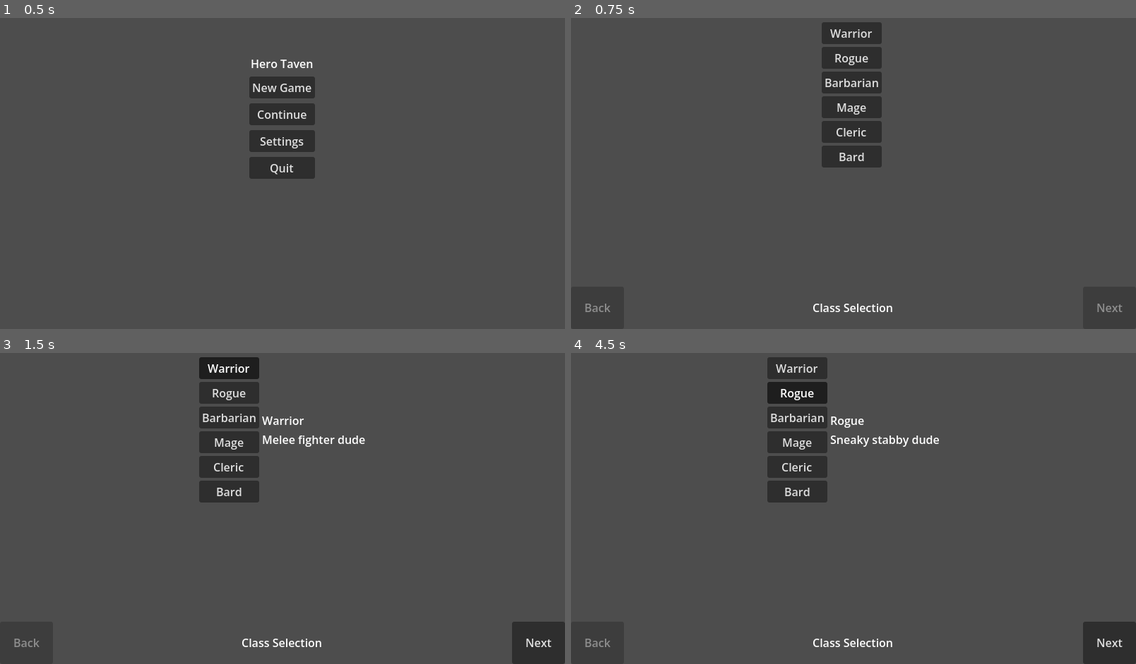
Above: before the commit, frames 1-4 (two rows, left to right).
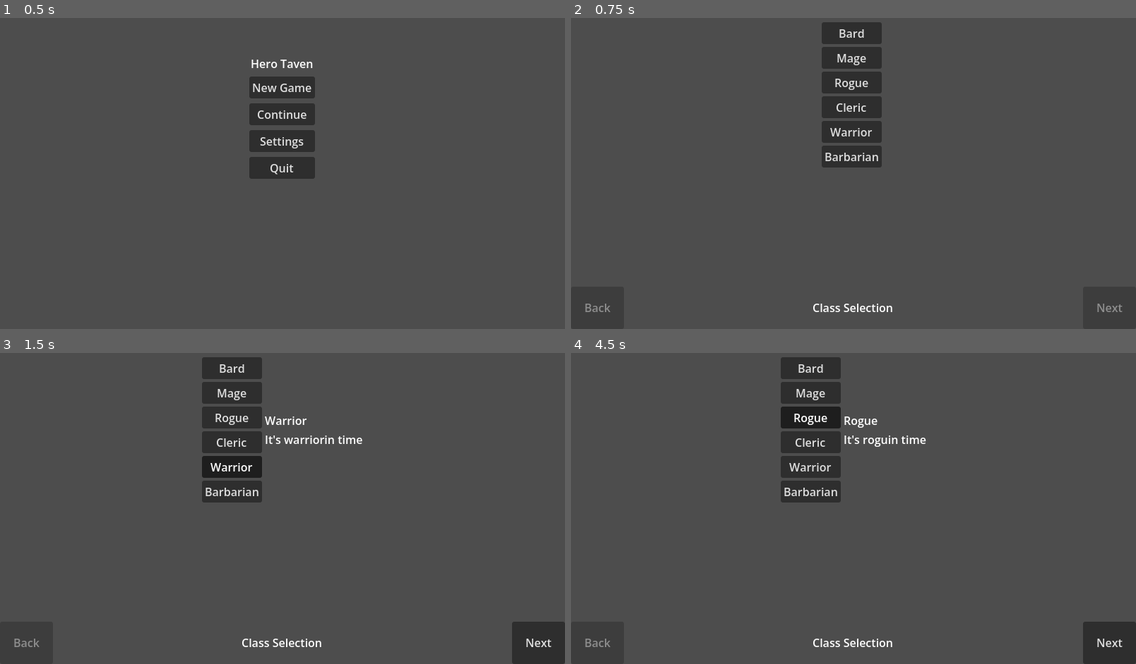
Above: after the commit, the same moments.

Repository: brysonomicon/HeroTavern
Game: Godot game, scene res://scenes/game.tscn
Two runs of this game, one before a commit and one after it. Both use one fixed random seed, a clock stepped at 60 frames per second and the inputs below.
Inputs:
- Up to frame 1 (0.5 s): no input
- Up to frame 2 (0.75 s): click "New Game" at 0.5 s
- Up to frame 3 (1.5 s): click "Warrior" at 1.25 s
- Up to frame 4 (4.5 s): click "Warrior" at 2 s; click "Bard" at 2.75 s; click "Bard" at 3.5 s; click "Rogue" at 4.25 s

Frame 1 is identical in both runs. In frame 2, 0.7% of the frame differs, in the area x 45-55%, y 3-47%; in frame 3, 1.6%; in frame 4, 3.1%, in the area x 34-66%, y 1-49%.

Commit message:
added libraries for each class and wired them up in the editor. now the selected class displays the appropriate class specific skills as well as general skills available to all classes

Diff:
--- a/components/character_class.gd
+++ b/components/character_class.gd
@@ -4,4 +4,4 @@
 @export var display_name: String
 @export var description: String
 @export var key_stat: Character.StatType
-@export var skills: Array[SkillLibrary]
+@export var skill_libraries: Array[SkillLibrary]
--- a/components/character_classes/barbarian.tres
+++ b/components/character_classes/barbarian.tres
@@ -1,8 +1,14 @@
 [gd_resource type="Resource" script_class="CharacterClass" format=3 uid="uid://cdmywdhqjpjqv"]
 
 [ext_resource type="Script" uid="uid://cykbv0qg1ctam" path="res://components/character_class.gd" id="1_do3dl"]
-[ext_resource type="Script" uid="uid://bvgjsgvli4bql" path="res://components/character_skill.gd" id="2_y8thl"]
+[ext_resource type="Script" uid="uid://ccn0jwjeubmtp" path="res://components/character_skills/skill_library.gd" id="2_2hab2"]
+[ext_resource type="Resource" uid="uid://ba2alqfpn12io" path="res://components/skill_libraries/barbarian_library.tres" id="3_vssrt"]
+[ext_resource type="Resource" uid="uid://con64uasj6g5x" path="res://components/skill_libraries/general_library.tres" id="4_kg6ae"]
 
 [resource]
 script = ExtResource("1_do3dl")
+display_name = "Barbarian"
+description = "It's barbarianin time"
+key_stat = 2
+skill_libraries = Array[ExtResource("2_2hab2")]([ExtResource("3_vssrt"), ExtResource("4_kg6ae")])
 metadata/_custom_type_script = "uid://cykbv0qg1ctam"
--- a/components/character_classes/bard.tres
+++ b/components/character_classes/bard.tres
@@ -1,8 +1,14 @@
 [gd_resource type="Resource" script_class="CharacterClass" format=3 uid="uid://byjx551riydok"]
 
 [ext_resource type="Script" uid="uid://cykbv0qg1ctam" path="res://components/character_class.gd" id="1_wfeno"]
-[ext_resource type="Script" uid="uid://bvgjsgvli4bql" path="res://components/character_skill.gd" id="2_21l4v"]
+[ext_resource type="Script" uid="uid://ccn0jwjeubmtp" path="res://components/character_skills/skill_library.gd" id="2_2k2v8"]
+[ext_resource type="Resource" uid="uid://dq86h8s0kip3p" path="res://components/skill_libraries/bard_library.tres" id="3_a66bo"]
+[ext_resource type="Resource" uid="uid://con64uasj6g5x" path="res://components/skill_libraries/general_library.tres" id="4_fwb8f"]
 
 [resource]
 script = ExtResource("1_wfeno")
+display_name = "Bard"
+description = "It's bardin time"
+key_stat = 5
+skill_libraries = Array[ExtResource("2_2k2v8")]([ExtResource("3_a66bo"), ExtResource("4_fwb8f")])
 metadata/_custom_type_script = "uid://cykbv0qg1ctam"
--- a/components/character_classes/cleric.tres
+++ b/components/character_classes/cleric.tres
@@ -1,8 +1,14 @@
 [gd_resource type="Resource" script_class="CharacterClass" format=3 uid="uid://ca8cv0noh7je5"]
 
 [ext_resource type="Script" uid="uid://cykbv0qg1ctam" path="res://components/character_class.gd" id="1_btvpr"]
-[ext_resource type="Script" uid="uid://bvgjsgvli4bql" path="res://components/character_skill.gd" id="2_he5xl"]
+[ext_resource type="Script" uid="uid://ccn0jwjeubmtp" path="res://components/character_skills/skill_library.gd" id="2_30lts"]
+[ext_resource type="Resource" uid="uid://con64uasj6g5x" path="res://components/skill_libraries/general_library.tres" id="3_s0m6c"]
+[ext_resource type="Resource" uid="uid://k4btw78tsedt" path="res://components/skill_libraries/cleric_library.tres" id="4_eirtq"]
 
 [resource]
 script = ExtResource("1_btvpr")
+display_name = "Cleric"
+description = "It's clericin time"
+key_stat = 4
+skill_libraries = Array[ExtResource("2_30lts")]([ExtResource("3_s0m6c"), ExtResource("4_eirtq")])
 metadata/_custom_type_script = "uid://cykbv0qg1ctam"
--- a/components/character_classes/mage.tres
+++ b/components/character_classes/mage.tres
@@ -1,8 +1,14 @@
 [gd_resource type="Resource" script_class="CharacterClass" format=3 uid="uid://b4ikxykwwnpn4"]
 
 [ext_resource type="Script" uid="uid://cykbv0qg1ctam" path="res://components/character_class.gd" id="1_h1tek"]
-[ext_resource type="Script" uid="uid://bvgjsgvli4bql" path="res://components/character_skill.gd" id="2_qt3k7"]
+[ext_resource type="Script" uid="uid://ccn0jwjeubmtp" path="res://components/character_skills/skill_library.gd" id="2_squsa"]
+[ext_resource type="Resource" uid="uid://b36twlnwfttop" path="res://components/skill_libraries/mage_library.tres" id="3_ty6r3"]
+[ext_resource type="Resource" uid="uid://con64uasj6g5x" path="res://components/skill_libraries/general_library.tres" id="4_7pbgs"]
 
 [resource]
 script = ExtResource("1_h1tek")
+display_name = "Mage"
+description = "It's magin time"
+key_stat = 3
+skill_libraries = Array[ExtResource("2_squsa")]([ExtResource("3_ty6r3"), ExtResource("4_7pbgs")])
 metadata/_custom_type_script = "uid://cykbv0qg1ctam"
--- a/components/character_classes/rogue.tres
+++ b/components/character_classes/rogue.tres
@@ -1,8 +1,14 @@
 [gd_resource type="Resource" script_class="CharacterClass" format=3 uid="uid://bd8smabeq55gs"]
 
 [ext_resource type="Script" uid="uid://cykbv0qg1ctam" path="res://components/character_class.gd" id="1_wjxaw"]
-[ext_resource type="Script" uid="uid://bvgjsgvli4bql" path="res://components/character_skill.gd" id="2_hld5f"]
+[ext_resource type="Script" uid="uid://ccn0jwjeubmtp" path="res://components/character_skills/skill_library.gd" id="2_1274w"]
+[ext_resource type="Resource" uid="uid://duvbvnifvarbg" path="res://components/skill_libraries/rogue_library.tres" id="3_bni47"]
+[ext_resource type="Resource" uid="uid://con64uasj6g5x" path="res://components/skill_libraries/general_library.tres" id="4_ralfr"]
 
 [resource]
 script = ExtResource("1_wjxaw")
+display_name = "Rogue"
+description = "It's roguin time"
+key_stat = 1
+skill_libraries = Array[ExtResource("2_1274w")]([ExtResource("3_bni47"), ExtResource("4_ralfr")])
 metadata/_custom_type_script = "uid://cykbv0qg1ctam"
--- a/components/character_classes/warrior.tres
+++ b/components/character_classes/warrior.tres
@@ -1,8 +1,13 @@
 [gd_resource type="Resource" script_class="CharacterClass" format=3 uid="uid://cyp86l0a271dv"]
 
 [ext_resource type="Script" uid="uid://cykbv0qg1ctam" path="res://components/character_class.gd" id="1_ljvfq"]
-[ext_resource type="Script" uid="uid://bvgjsgvli4bql" path="res://components/character_skill.gd" id="2_uni8d"]
+[ext_resource type="Script" uid="uid://ccn0jwjeubmtp" path="res://components/character_skills/skill_library.gd" id="2_8a6be"]
+[ext_resource type="Resource" uid="uid://con64uasj6g5x" path="res://components/skill_libraries/general_library.tres" id="3_cnctf"]
+[ext_resource type="Resource" uid="uid://byjnog23lil00" path="res://components/skill_libraries/warrior_library.tres" id="4_osi1n"]
 
 [resource]
 script = ExtResource("1_ljvfq")
+display_name = "Warrior"
+description = "It's warriorin time"
+skill_libraries = Array[ExtResource("2_8a6be")]([ExtResource("3_cnctf"), ExtResource("4_osi1n")])
 metadata/_custom_type_script = "uid://cykbv0qg1ctam"
--- a/components/skill_libraries/barbarian_library.tres
+++ b/components/skill_libraries/barbarian_library.tres
@@ -2,7 +2,11 @@
 
 [ext_resource type="Script" uid="uid://ccn0jwjeubmtp" path="res://components/character_skills/skill_library.gd" id="1_dx1f6"]
 [ext_resource type="Script" uid="uid://bvgjsgvli4bql" path="res://components/character_skill.gd" id="2_va3c2"]
+[ext_resource type="Resource" uid="uid://behaglsu8wkwr" path="res://components/character_skills/barbarian/rage.tres" id="3_va3c2"]
 
 [resource]
 script = ExtResource("1_dx1f6")
+display_name = "Barbarian Skills"
+skills = Array[ExtResource("2_va3c2")]([ExtResource("3_va3c2")])
+source_folder = "res://components/character_skills/barbarian"
 metadata/_custom_type_script = "uid://ccn0jwjeubmtp"
--- a/components/skill_libraries/bard_library.tres
+++ b/components/skill_libraries/bard_library.tres
@@ -2,7 +2,11 @@
 
 [ext_resource type="Script" uid="uid://ccn0jwjeubmtp" path="res://components/character_skills/skill_library.gd" id="1_o2qeg"]
 [ext_resource type="Script" uid="uid://bvgjsgvli4bql" path="res://components/character_skill.gd" id="2_qjlrv"]
+[ext_resource type="Resource" uid="uid://dwvslci0btwj5" path="res://components/character_skills/bard/bardic_inspiration.tres" id="3_qjlrv"]
 
 [resource]
 script = ExtResource("1_o2qeg")
+display_name = "Bard Skills"
+skills = Array[ExtResource("2_qjlrv")]([ExtResource("3_qjlrv")])
+source_folder = "res://components/character_skills/bard"
 metadata/_custom_type_script = "uid://ccn0jwjeubmtp"
--- a/components/skill_libraries/cleric_library.tres
+++ b/components/skill_libraries/cleric_library.tres
@@ -2,7 +2,11 @@
 
 [ext_resource type="Script" uid="uid://ccn0jwjeubmtp" path="res://components/character_skills/skill_library.gd" id="1_p5pjx"]
 [ext_resource type="Script" uid="uid://bvgjsgvli4bql" path="res://components/character_skill.gd" id="2_d4lf1"]
+[ext_resource type="Resource" uid="uid://jj5gada1uit6" path="res://components/character_skills/cleric/cure_light_wounds.tres" id="3_d4lf1"]
 
 [resource]
 script = ExtResource("1_p5pjx")
+display_name = "Cleric Library"
+skills = Array[ExtResource("2_d4lf1")]([ExtResource("3_d4lf1")])
+source_folder = "res://components/character_skills/cleric"
 metadata/_custom_type_script = "uid://ccn0jwjeubmtp"
--- a/components/skill_libraries/general_library.tres
+++ b/components/skill_libraries/general_library.tres
@@ -1,8 +1,13 @@
 [gd_resource type="Resource" script_class="SkillLibrary" format=3 uid="uid://con64uasj6g5x"]
 
-[ext_resource type="Script" uid="uid://ccn0jwjeubmtp" path="res://components/character_skills/skill_library.gd" id="1_8mxdi"]
-[ext_resource type="Script" uid="uid://bvgjsgvli4bql" path="res://components/character_skill.gd" id="2_6fk3q"]
+[ext_resource type="Script" uid="uid://ccn0jwjeubmtp" path="res://components/character_skills/skill_library.gd" id="1_m5jo8"]
+[ext_resource type="Script" uid="uid://bvgjsgvli4bql" path="res://components/character_skill.gd" id="2_oi8po"]
+[ext_resource type="Resource" uid="uid://dumwr0e6up8kx" path="res://components/character_skills/general/protection.tres" id="3_e46dr"]
+[ext_resource type="Resource" uid="uid://rtqs7lvo54ej" path="res://components/character_skills/general/quad_damage.tres" id="4_qmt0a"]
 
 [resource]
-script = ExtResource("1_8mxdi")
+script = ExtResource("1_m5jo8")
+display_name = "General Skills"
+skills = Array[ExtResource("2_oi8po")]([ExtResource("3_e46dr"), ExtResource("4_qmt0a")])
+source_folder = "res://components/character_skills/general"
 metadata/_custom_type_script = "uid://ccn0jwjeubmtp"
--- a/components/skill_libraries/mage_library.tres
+++ b/components/skill_libraries/mage_library.tres
@@ -2,7 +2,11 @@
 
 [ext_resource type="Script" uid="uid://ccn0jwjeubmtp" path="res://components/character_skills/skill_library.gd" id="1_x3iha"]
 [ext_resource type="Script" uid="uid://bvgjsgvli4bql" path="res://components/character_skill.gd" id="2_jnmgt"]
+[ext_resource type="Resource" uid="uid://kjik4xhpsy1a" path="res://components/character_skills/mage/magic_missile.tres" id="3_jnmgt"]
 
 [resource]
 script = ExtResource("1_x3iha")
+display_name = "Mage Skills"
+skills = Array[ExtResource("2_jnmgt")]([ExtResource("3_jnmgt")])
+source_folder = "res://components/character_skills/mage"
 metadata/_custom_type_script = "uid://ccn0jwjeubmtp"
--- a/components/skill_libraries/rogue_library.tres
+++ b/components/skill_libraries/rogue_library.tres
@@ -2,7 +2,11 @@
 
 [ext_resource type="Script" uid="uid://ccn0jwjeubmtp" path="res://components/character_skills/skill_library.gd" id="1_lduts"]
 [ext_resource type="Script" uid="uid://bvgjsgvli4bql" path="res://components/character_skill.gd" id="2_fx8kn"]
+[ext_resource type="Resource" uid="uid://du6xs8rvtbew8" path="res://components/character_skills/rogue/backstab.tres" id="3_fx8kn"]
 
 [resource]
 script = ExtResource("1_lduts")
+display_name = "Rogue Library"
+skills = Array[ExtResource("2_fx8kn")]([ExtResource("3_fx8kn")])
+source_folder = "res://components/character_skills/rogue"
 metadata/_custom_type_script = "uid://ccn0jwjeubmtp"
--- a/components/skill_libraries/warrior_library.tres
+++ b/components/skill_libraries/warrior_library.tres
@@ -2,7 +2,11 @@
 
 [ext_resource type="Script" uid="uid://ccn0jwjeubmtp" path="res://components/character_skills/skill_library.gd" id="1_t7v0b"]
 [ext_resource type="Script" uid="uid://bvgjsgvli4bql" path="res://components/character_skill.gd" id="2_q7xjo"]
+[ext_resource type="Resource" uid="uid://b4cllkyo6200s" path="res://components/character_skills/warrior/action_surge.tres" id="3_q7xjo"]
 
 [resource]
 script = ExtResource("1_t7v0b")
+display_name = "Warrior Skills"
+skills = Array[ExtResource("2_q7xjo")]([ExtResource("3_q7xjo")])
+source_folder = "res://components/character_skills/warrior"
 metadata/_custom_type_script = "uid://ccn0jwjeubmtp"
--- a/scenes/character_creator/class_selection/class_selection.gd
+++ b/scenes/character_creator/class_selection/class_selection.gd
@@ -4,27 +4,19 @@
 signal complete
 
 @export var title: String = "Class Selection"
+@export var classes: Array[CharacterClass]
 @export var button_container: VBoxContainer
 @export var name_label: Label
 @export var description_label: Label
 
-const CLASSES: Array[Dictionary] = [
-	{"name": "Warrior", "description": "Melee fighter dude", "key_stat": Character.StatType.STR},
-	{"name": "Rogue", "description": "Sneaky stabby dude", "key_stat": Character.StatType.DEX},
-	{"name": "Barbarian", "description": "Angry fighter dude", "key_stat": Character.StatType.CON},
-	{"name": "Mage", "description": "Magic caster dude", "key_stat": Character.StatType.INT},
-	{"name": "Cleric", "description": "Buffer healer dude", "key_stat": Character.StatType.WIS},
-	{"name": "Bard", "description": "Music talker dude", "key_stat": Character.StatType.CHA}
-]
-
-var _selected_class: Dictionary = {}
+var _selected_class: CharacterClass
 var _button_group: ButtonGroup
 
 func _ready() -> void:
 	_button_group = ButtonGroup.new()
-	for item in CLASSES:
+	for item in classes:
 		var button: Button = Button.new()
-		button.text = item["name"]
+		button.text = item.display_name
 		button.toggle_mode = true
 		button.button_group = _button_group
 		button.pressed.connect(_on_class_pressed.bind(item))
@@ -32,17 +24,17 @@
 
 ## signal handlers
 
-func _on_class_pressed(item: Dictionary) -> void:
-	_selected_class = item
-	name_label.text = item["name"]
-	description_label.text = item["description"]
-	class_selected.emit(item)
+func _on_class_pressed(character_class: CharacterClass) -> void:
+	_selected_class = character_class
+	name_label.text = character_class.display_name
+	description_label.text = character_class.description
+	class_selected.emit(character_class)
 	complete.emit()
 
 ## class api
 
 func is_complete() -> bool:
-	return not _selected_class.is_empty()
+	return _selected_class != null
 
 func assign_property(character: Character) -> void:
-	character.class_label = _selected_class.get("name")
+	character.class_label = _selected_class.display_name
--- a/scenes/character_creator/class_selection/class_selection.tscn
+++ b/scenes/character_creator/class_selection/class_selection.tscn
@@ -1,6 +1,13 @@
 [gd_scene format=3 uid="uid://c8bjt6cdw24ml"]
 
 [ext_resource type="Script" uid="uid://bcceibmdf111" path="res://scenes/character_creator/class_selection/class_selection.gd" id="1_vc1su"]
+[ext_resource type="Script" uid="uid://cykbv0qg1ctam" path="res://components/character_class.gd" id="2_q8cl6"]
+[ext_resource type="Resource" uid="uid://byjx551riydok" path="res://components/character_classes/bard.tres" id="3_b3bge"]
+[ext_resource type="Resource" uid="uid://b4ikxykwwnpn4" path="res://components/character_classes/mage.tres" id="4_usdm7"]
+[ext_resource type="Resource" uid="uid://bd8smabeq55gs" path="res://components/character_classes/rogue.tres" id="5_cs8c6"]
+[ext_resource type="Resource" uid="uid://ca8cv0noh7je5" path="res://components/character_classes/cleric.tres" id="6_efrb0"]
+[ext_resource type="Resource" uid="uid://cyp86l0a271dv" path="res://components/character_classes/warrior.tres" id="7_n4wpp"]
+[ext_resource type="Resource" uid="uid://cdmywdhqjpjqv" path="res://components/character_classes/barbarian.tres" id="8_0ga7v"]
 
 [node name="ClassSelection" type="Control" unique_id=789442053 node_paths=PackedStringArray("button_container", "name_label", "description_label")]
 layout_mode = 3
@@ -10,6 +17,7 @@
 grow_horizontal = 2
 grow_vertical = 2
 script = ExtResource("1_vc1su")
+classes = Array[ExtResource("2_q8cl6")]([ExtResource("3_b3bge"), ExtResource("4_usdm7"), ExtResource("5_cs8c6"), ExtResource("6_efrb0"), ExtResource("7_n4wpp"), ExtResource("8_0ga7v")])
 button_container = NodePath("HBoxContainer/ButtonContainer")
 name_label = NodePath("HBoxContainer/DescriptionPanel/NameLabel")
 description_label = NodePath("HBoxContainer/DescriptionPanel/DescriptionLabel")
--- a/scenes/character_creator/creator_main.gd
+++ b/scenes/character_creator/creator_main.gd
@@ -8,7 +8,7 @@
 @export var title_label: Label
 
 var _current: int = 0
-var _key_stat: int = -1
+var _selected_class: CharacterClass = null
 
 func _ready() -> void:
 	back_button.pressed.connect(_on_back)
@@ -32,7 +32,7 @@
 		next_button.text = "Next"
 	var step: Control = steps[index]
 	if step.has_method("setup"):
-		step.setup(_key_stat)
+		step.setup(_selected_class)
 	if step.has_method("review"):
 		step.review(Character.new(self))
 	_update_next_enabled()
@@ -43,8 +43,8 @@
 	else:
 		_finish()
 
-func _on_class_changed(class_data: Dictionary) -> void:
-	_key_stat = class_data.get("key_stat", -1)
+func _on_class_changed(character_class: CharacterClass) -> void:
+	_selected_class = character_class
 
 func _update_next_enabled() -> void:
 	var step: Control = steps[_current]
--- a/scenes/character_creator/skill_selection/skill_selection.gd
+++ b/scenes/character_creator/skill_selection/skill_selection.gd
@@ -3,23 +3,23 @@
 signal complete
 
 @export var title: String = "Skill Selection"
-
 @export var max_skills: int = 3
-@export var skill_pool: Array[Skill]
 
 @export var button_container: VBoxContainer
 @export var name_label: Label
 @export var description_label: Label
 
+var _skill_pool: Array[Skill] = []
 var _selected: Array[Skill] = []
+var _character_class: CharacterClass = null
 
-func _ready() -> void:
-	for skill in skill_pool:
-		var button: Button = Button.new()
-		button.text = skill.display_name
-		button.toggle_mode = true
-		button.toggled.connect(_on_skill_selected.bind(skill))
-		button_container.add_child(button)
+func setup(character_class: CharacterClass) -> void:
+	if character_class == null:
+		return
+	if character_class == _character_class:
+		return
+	_character_class = character_class
+	build_for(character_class)
 
 ## signal handlers
 
@@ -29,6 +29,7 @@
 	else:
 		_selected.erase(skill)
 	_show_description(skill)
+	_refresh()
 	complete.emit()
 
 ## class api
@@ -41,6 +42,34 @@
 
 ## internals
 
+func build_for(character_class: CharacterClass) -> void:
+	_selected.clear()
+	for child in button_container.get_children():
+		child.queue_free()
+
+	_skill_pool.clear()
+	for library in character_class.skill_libraries:
+		for skill in library.skills:
+			_skill_pool.append(skill)
+
+	for skill in _skill_pool:
+		var button: Button = Button.new()
+		button.text = skill.display_name
+		button.toggle_mode = true
+		button.toggled.connect(_on_skill_selected.bind(skill))
+		button_container.add_child(button)
+
+	_refresh()
+	complete.emit()
+
+func _refresh() -> void:
+	var pool_fullness: bool = _selected.size() >= max_skills
+	for child in button_container.get_children():
+		var button: Button = child as Button
+		if button != null and not button.button_pressed:
+			button.disabled = pool_fullness
+
+
 func _show_description(skill: Skill) -> void:
 	name_label.text = skill.display_name
 	description_label.text = skill.description
--- a/scenes/character_creator/stat_distribution/stat_distribution.gd
+++ b/scenes/character_creator/stat_distribution/stat_distribution.gd
@@ -69,10 +69,10 @@
 
 ## class api
 
-func setup(key_stat: int) -> void:
-	if key_stat == _key_stat:
+func setup(character_class: CharacterClass) -> void:
+	if character_class == null:
 		return
-	_key_stat = key_stat
+	_key_stat = character_class.key_stat
 	_reset()
 
 func is_complete() -> bool:
